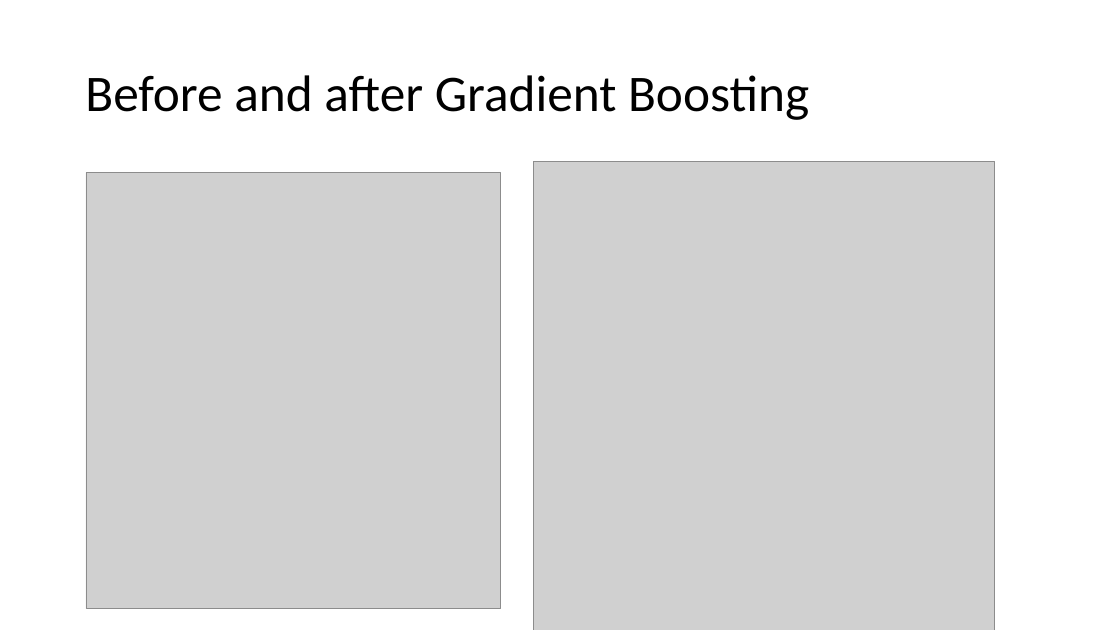
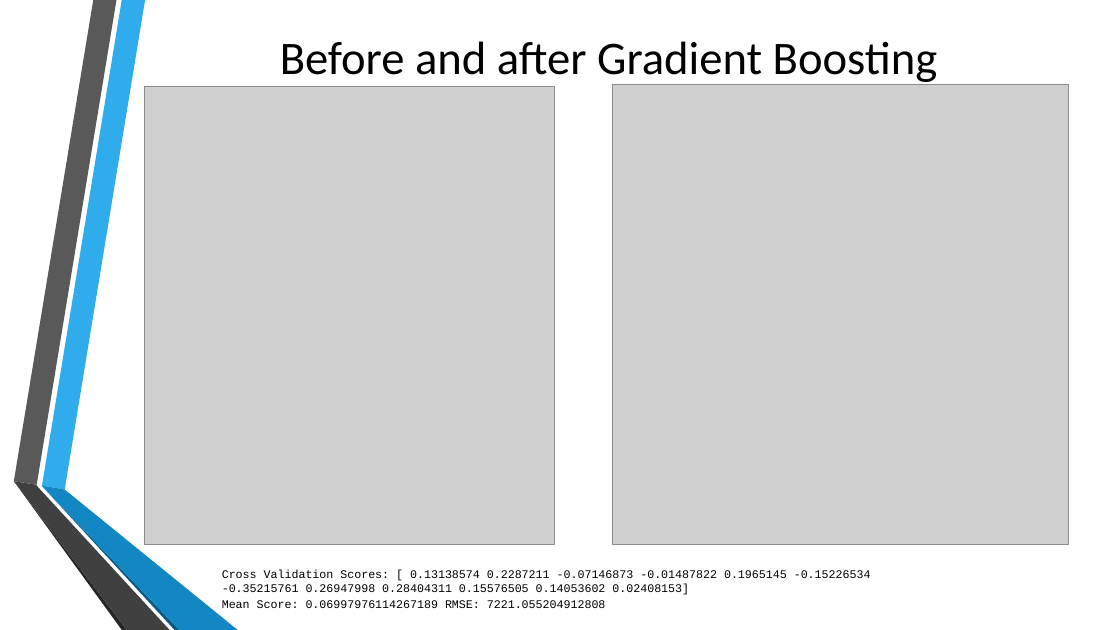
Before and after one commit to TheDataMavericks/DK, a slide deck: slide 14 of img/Cars Machine Learning Journey.pptx (slide 7 before the commit). Drawn at 1120x630 pixels with LibreOffice and Linux fonts; fonts in the diff are those of the drawing; grey boxes stand for pictures; background and template pictures are left out. Boxes give left, top, right and bottom in pixels: in the first picture for what was removed or moved away, otherwise in the second. Text is boxed around its words. In the diff, an @@ line names an element or a change of style, - is before the commit and + after.

```diff
--- a/img/Cars Machine Learning Journey.pptx
+++ b/img/Cars Machine Learning Journey.pptx
@@ title "Before and after Gradient Boosting": place and size @@
-title "Before and after Gradient Boosting" at bbox=[85, 75, 809, 120]
+title "Before and after Gradient Boosting" at bbox=[280, 41, 938, 86]
@@ title "Before and after Gradient Boosting" at bbox=[280, 41, 938, 86]: size 44 to 40 pt; alignment left to centre; line spacing 0.9 to 1 @@
@@ picture: place and size @@
-picture at bbox=[86, 172, 501, 608]
+picture at bbox=[145, 86, 554, 544]
@@ picture: place and size @@
-picture at bbox=[534, 161, 995, 630]
+picture at bbox=[613, 85, 1069, 544]
@@ group added at bbox=[13, 0, 238, 630]: 6 freeform shapes @@
@@ rectangle added at bbox=[222, 567, 886, 611], fill #FFFFFF, 10 pt, text #000000 @@
+Cross Validation Scores: [ 0.13138574 0.2287211 -0.07146873 -0.01487822 0.1965145 -0.15226534
+-0.35215761 0.26947998 0.28404311 0.15576505 0.14053602 0.02408153]
+Mean Score: 0.06997976114267189 RMSE: 7221.055204912808
```
Also in this commit, not shown: 13 other slides changed, 9 slides added, 4 slides removed, 2 other files.
